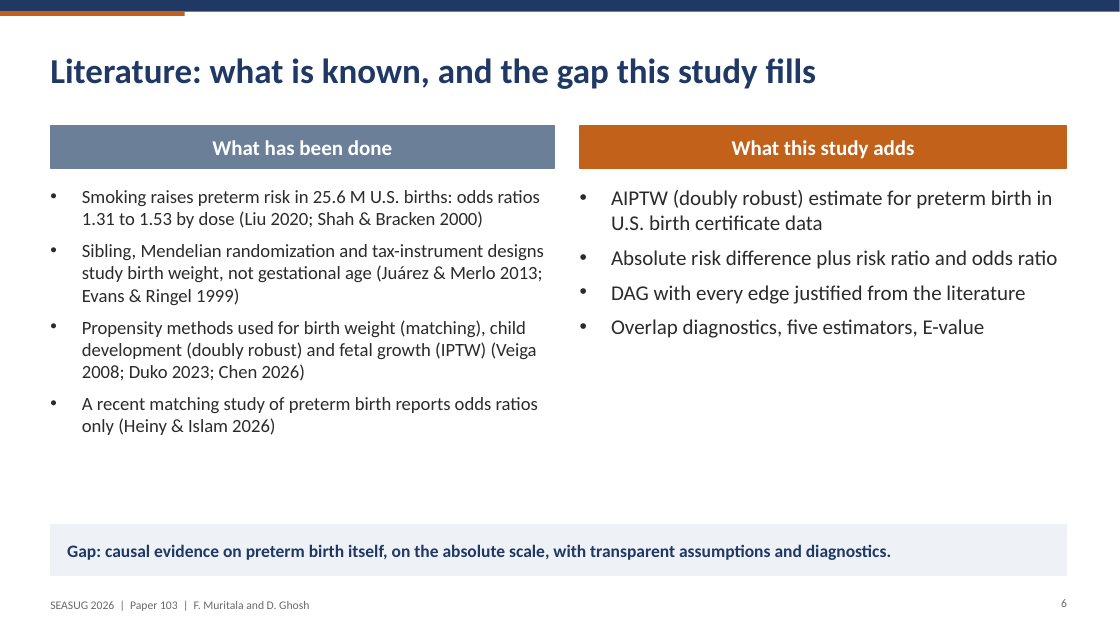
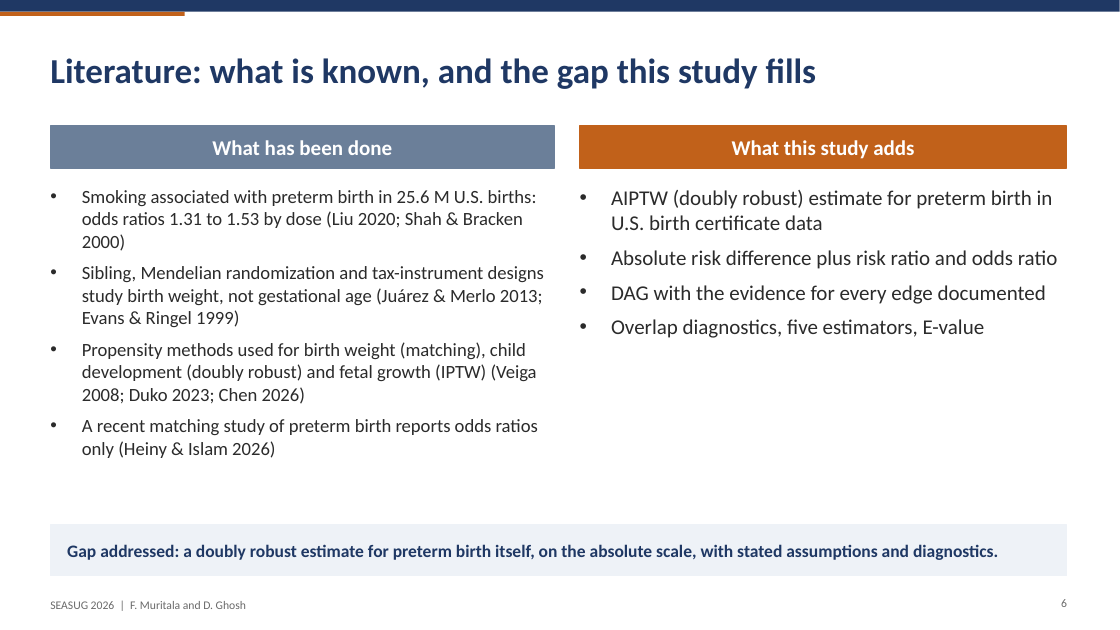
Before and after one commit to fmurital/Causal-Inference-, a slide deck: slide 6 of slides/SEASUG2026_Slides_Muritala_Ghosh.pptx. Drawn at 1120x630 pixels with LibreOffice and Linux fonts; fonts in the diff are those of the drawing. Boxes give left, top, right and bottom in pixels: in the first picture for what was removed or moved away, otherwise in the second. Text is boxed around its words. In the diff, an @@ line names an element or a change of style, - is before the commit and + after.

Commit message:
Final SEASUG 2026 materials: impersonal paper typeset in LaTeX, updated slides, README and figure fix

```diff
--- a/slides/SEASUG2026_Slides_Muritala_Ghosh.pptx
+++ b/slides/SEASUG2026_Slides_Muritala_Ghosh.pptx
@@ text at (82,190,537,251): text changed @@
-• Smoking raises preterm risk in 25.6 M U.S. births: odds ratios 1.31 to 1.53 by dose (Liu 2020; Shah & Bracken 2000)
+• Smoking associated with preterm birth in 25.6 M U.S. births: odds ratios 1.31 to 1.53 by dose (Liu 2020; Shah & Bracken 2000)
@@ text at (611,285,1046,304): text changed @@
-• DAG with every edge justified from the literature
+• DAG with the evidence for every edge documented
@@ text at (67,544,998,560): text changed @@
-Gap: causal evidence on preterm birth itself, on the absolute scale, with transparent assumptions and diagnostics.
+Gap addressed: a doubly robust estimate for preterm birth itself, on the absolute scale, with stated assumptions and diagnostics.
@@ text at (50,601,246,609): text changed @@
-SEASUG 2026 | Paper 103 | F. Muritala and D. Ghosh
+SEASUG 2026 | F. Muritala and D. Ghosh
```
Also in this commit, not shown: 14 other slides changed, 15 other files.
